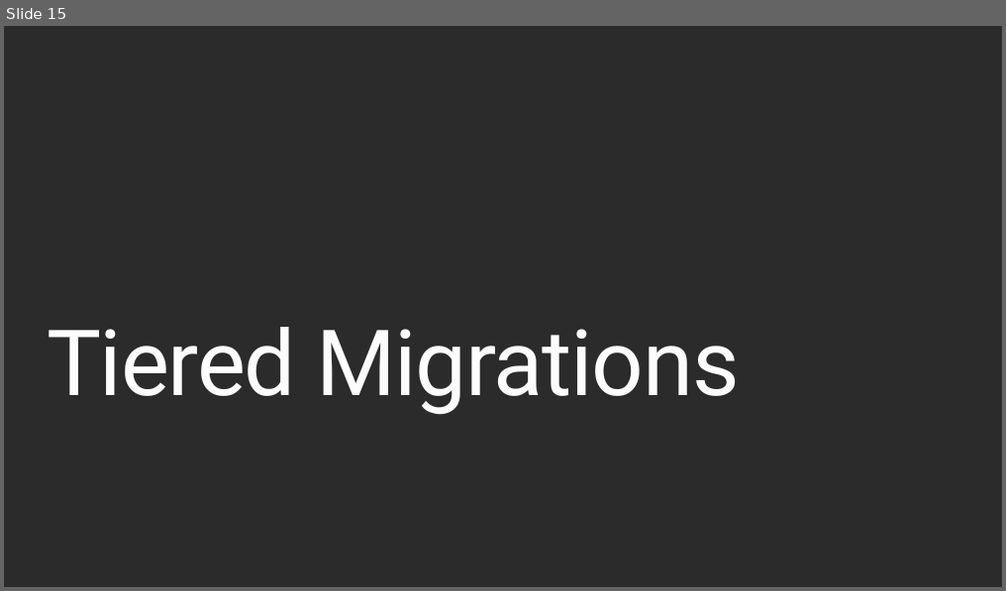
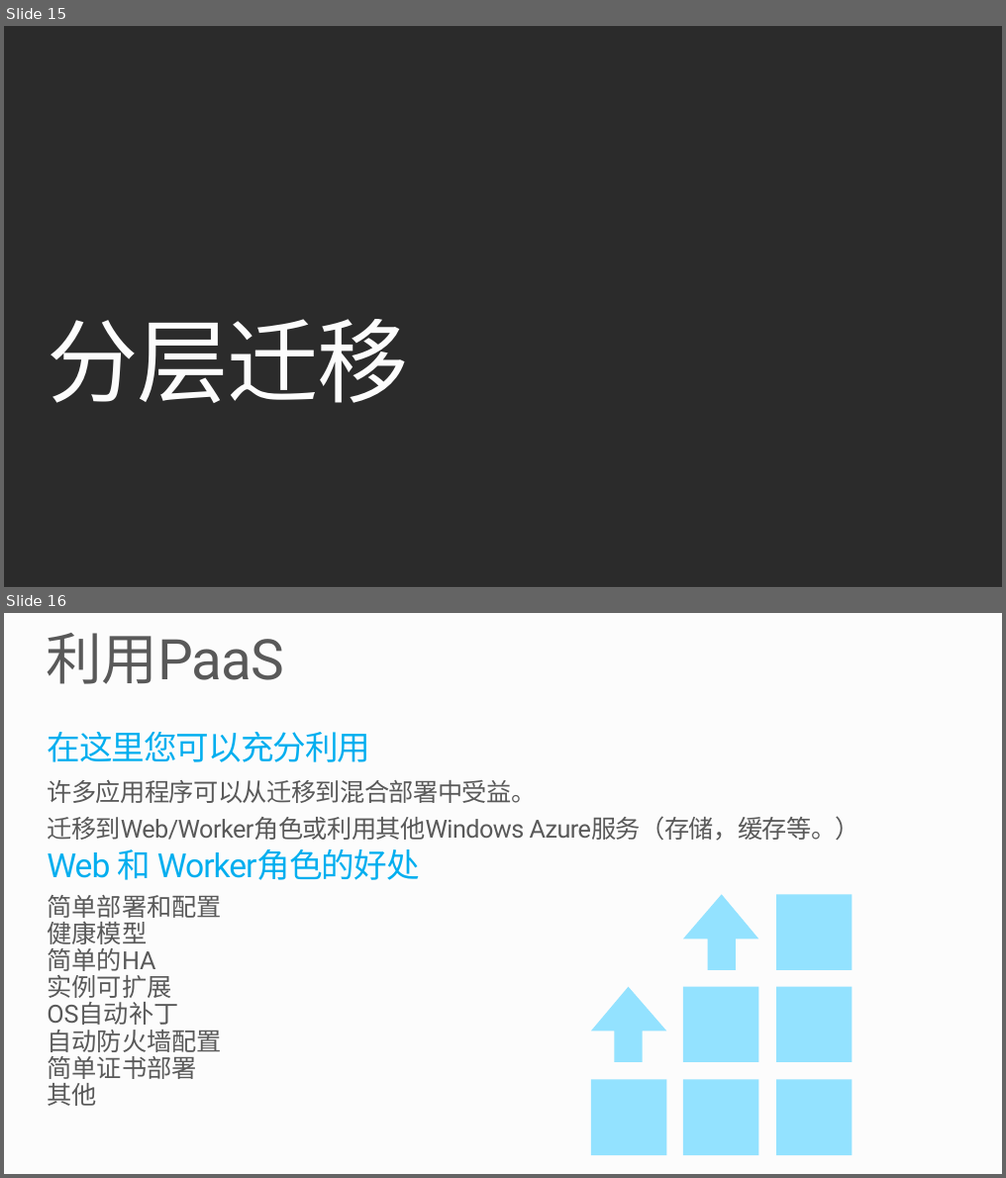
Before and after one commit to shaoshengyong/PRESENTATION-BuildingAppsWithIaaSAndPaaS, a slide deck: BuildingAppsWithIaaSAndPaaS.pptx. Shown one above the other, each under a label of ours: slide 15 before the commit, slides 15 and 16 after it. The pictures are 1006x591 and 1006x1178 pixels, drawn with LibreOffice and Linux fonts; fonts in the diff are those of the drawing; background and template pictures are left out; a plain dark background stands for a picture behind light text. Boxes give left, top, right and bottom in pixels: in the first picture for what was removed or moved away, otherwise in the second. Text is boxed around its words. In the diff, an @@ line names an element or a change of style, - is before the commit and + after.

```diff
--- a/BuildingAppsWithIaaSAndPaaS.pptx
+++ b/BuildingAppsWithIaaSAndPaaS.pptx
@@ slide 16 added at (x1=4, y1=613, x2=1002, y2=1174), background #FCFCFC @@
@@ title added at (x1=47, y1=633, x2=284, y2=684), 54 pt, text #595959 @@
+利用PaaS
@@ text added at (x1=47, y1=732, x2=860, y2=1106), 24 pt, text #595959 @@
+在这里您可以充分利用
+  许多应用程序可以从迁移到混合部署中受益。
+  迁移到Web/Worker角色或利用其他Windows Azure服务（存储，缓存等。）
+Web 和 Worker角色的好处
+  简单部署和配置
+  健康模型
+  简单的HA
+  实例可扩展
+  OS自动补丁
+  自动防火墙配置
+  简单证书部署
+  其他
@@ freeform shape added at (x1=591, y1=894, x2=852, y2=1156), fill #93E2FF @@
@@ slide 15 changed as well @@
@@ text at (x1=47, y1=319, x2=409, y2=403): text changed @@
-Tiered Migrations
+分层迁移
```
Also in this commit, not shown: 13 other slides changed, 4 other slides added, 5 slides removed, 1 other file.
